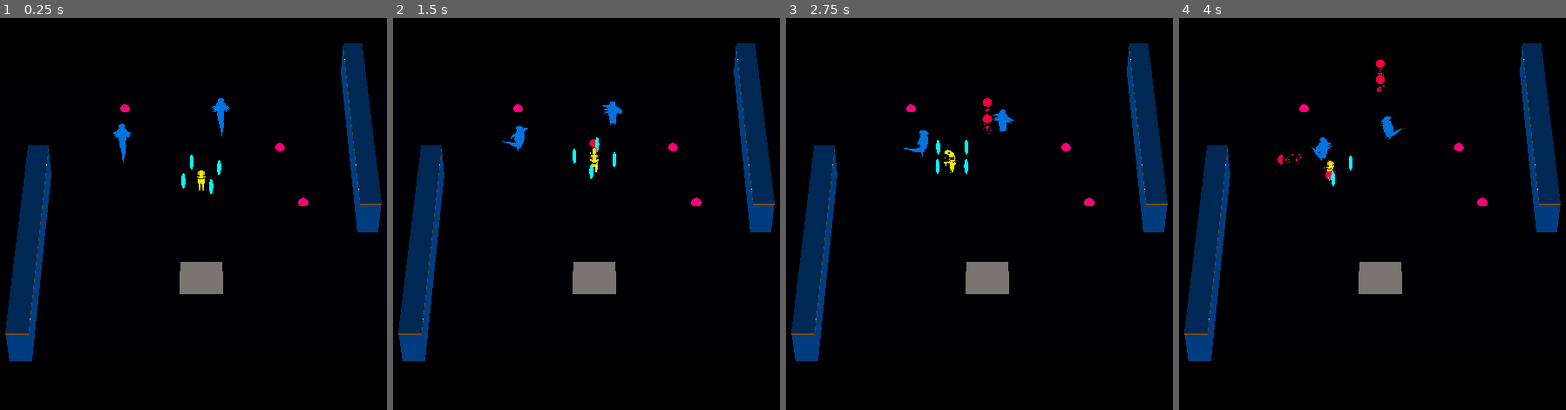
Above: before the commit, frames 1-4 (left to right).
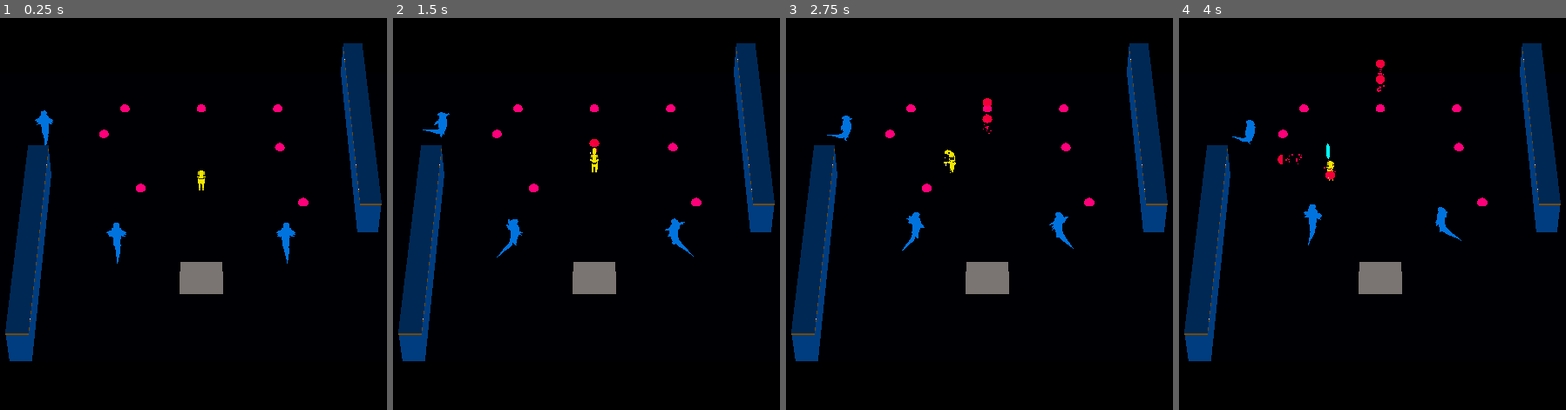
Above: after the commit, the same moments.

Repository: ralabate/30ddl
Game: Godot game, scene res://level/levels/empty_level.tscn
Same seed, same stepped clock (60 frames per second), same inputs: the game is played once before the commit and once after it. This scene is started directly instead of the project's main scene.
Inputs:
- Up to frame 1 (0.25 s): no input
- Up to frame 2 (1.5 s): tap Enter (ui_accept) at 0.5, 0.77 s; hold Up (ui_up) from 0.53 s (still down); tap A (player_mine) at 0.6, 1.35 s
- Up to frame 3 (2.75 s): tap Enter (ui_accept) at 1.52 s; release Up (ui_up) at 2.03 s; hold Left (ui_left) from 2.03 s (still down); tap A (player_mine) at 2.1 s
- Up to frame 4 (4 s): tap A (player_mine) at 2.85, 3.6 s; tap Enter (ui_accept) at 3.02, 3.77 s; release Left (ui_left) at 3.53 s; hold Down (ui_down) from 3.53 s (still down)

The runs differ from the first frame. In frame 1, 1.2% of the frame differs, in the area x 9-77%, y 20-63%; in frame 2, 1.1%; in frame 3, 1.1%; in frame 4, 1.0%.
Error in both runs: Invalid access of index '1' on a base object of type: 'Array[Dictionary]'. (res://common/log.gd:9)

Commit message:
pick up eggs

Diff:
--- a/gauntlet/level/levels/empty_level.tscn
+++ b/gauntlet/level/levels/empty_level.tscn
@@ -31,6 +31,18 @@
 [node name="PowerPill" parent="." instance=ExtResource("4_lvwwe")]
 transform = Transform3D(1, 0, 0, 0, 1, 0, 0, 0, 1, 4, 0, -4)
 
+[node name="PowerPill4" parent="." instance=ExtResource("4_lvwwe")]
+transform = Transform3D(1, 0, 0, 0, 1, 0, 0, 0, 1, 0, 0, -7)
+
+[node name="PowerPill5" parent="." instance=ExtResource("4_lvwwe")]
+transform = Transform3D(1, 0, 0, 0, 1, 0, 0, 0, 1, -3, 0, -1)
+
+[node name="PowerPill6" parent="." instance=ExtResource("4_lvwwe")]
+transform = Transform3D(1, 0, 0, 0, 1, 0, 0, 0, 1, 4, 0, -7)
+
+[node name="PowerPill7" parent="." instance=ExtResource("4_lvwwe")]
+transform = Transform3D(1, 0, 0, 0, 1, 0, 0, 0, 1, -5, 0, -5)
+
 [node name="PowerPill2" parent="." instance=ExtResource("4_lvwwe")]
 transform = Transform3D(1, 0, 0, 0, 1, 0, 0, 0, 1, 5, 0, 0)
 
@@ -38,9 +50,12 @@
 transform = Transform3D(1, 0, 0, 0, 1, 0, 0, 0, 1, -4, 0, -7)
 
 [node name="Badguy" parent="." instance=ExtResource("5_mb677")]
-transform = Transform3D(1, 0, 0, 0, 1, 0, 0, 0, 1, -4, 1, -4)
+transform = Transform3D(1, 0, 0, 0, 1, 0, 0, 0, 1, 4, 1, 3)
 
 [node name="Badguy2" parent="." instance=ExtResource("5_mb677")]
-transform = Transform3D(1, 0, 0, 0, 1, 0, 0, 0, 1, 1, 1, -6)
+transform = Transform3D(1, 0, 0, 0, 1, 0, 0, 0, 1, -4, 1, 3)
+
+[node name="Badguy3" parent="." instance=ExtResource("5_mb677")]
+transform = Transform3D(1, 0, 0, 0, 1, 0, 0, 0, 1, -8, 1, -5)
 
 [editable path="ModularLevel"]
--- a/gauntlet/player/egg_inventory.gd
+++ b/gauntlet/player/egg_inventory.gd
@@ -2,31 +2,40 @@
 
 
 @export var rotation_rate = 2.0
+@export var shield_radius = 1.0
 
-
-# Called when the node enters the scene tree for the first time.
-func _ready() -> void:
-	for child in get_children():
-		if child is Area3D:
-			child.area_entered.connect(_on_area_entered_egg.bind(child))
-			child.body_entered.connect(_on_body_entered_egg.bind(child))
+var egg_template = preload("res://player/egg_shield.tscn")
 
 
 func _physics_process(delta: float) -> void:
 	rotate_y(rotation_rate * delta)
 
 
-func add_damage_to(node: Node3D) -> void:
+func add_egg() -> void:
+	add_child(egg_template.instantiate())
+
+	var angle_increment = 360.0 / float(get_child_count())
+	for i in range(get_child_count()):
+		var angle = deg_to_rad(i * angle_increment)
+		var egg = get_child(i)
+		egg.position.x = shield_radius * cos(angle)
+		egg.position.z = shield_radius * sin(angle)
+		egg.area_entered.connect(_on_area_entered_egg.bind(egg))
+		egg.body_entered.connect(_on_body_entered_egg.bind(egg))
+
+
+
+func _add_damage_to(node: Node3D) -> void:
 	if node.has_node("HealthComponent"):
 		var health_component = node.get_node("HealthComponent") as HealthComponent
 		health_component.damage(1)
 
 
 func _on_body_entered_egg(body: Node3D, egg: Node3D) -> void:
-	add_damage_to(body)
+	_add_damage_to(body)
 	egg.queue_free()
 
 
 func _on_area_entered_egg(area: Area3D, egg: Node3D) -> void:
-	add_damage_to(area)
+	_add_damage_to(area)
 	egg.queue_free()
--- a/gauntlet/player/player.gd
+++ b/gauntlet/player/player.gd
@@ -21,6 +21,8 @@
 
 @onready var health_component = %HealthComponent
 @onready var phasing_timer = %PhasingTimer
+@onready var egg_inventory = %EggInventory
+
 
 enum Powerup {
 	MINE,
@@ -125,6 +127,7 @@
 
 func add_powerpill() -> void:
 	pill_count += 1
+	egg_inventory.add_egg()
 
 
 func play_animation(anim: Node3D) -> void:
--- a/gauntlet/player/player.tscn
+++ b/gauntlet/player/player.tscn
@@ -8,7 +8,6 @@
 [ext_resource type="PackedScene" uid="uid://d1700w1hqtitw" path="res://player/imported/lizardprince_attack.glb" id="4_yw30f"]
 [ext_resource type="PackedScene" uid="uid://bbol6uo23fllb" path="res://player/imported/lizardprince_die.glb" id="5_boad6"]
 [ext_resource type="Script" uid="uid://bfmc1ypl5qbc1" path="res://player/egg_inventory.gd" id="8_rgyib"]
-[ext_resource type="PackedScene" uid="uid://bu2q4g6nb3e5p" path="res://player/egg_shield.tscn" id="9_hg6s5"]
 
 [sub_resource type="CapsuleShape3D" id="CapsuleShape3D_sh265"]
 radius = 0.216171
@@ -55,18 +54,7 @@
 offset_bottom = 23.0
 
 [node name="EggInventory" type="Node3D" parent="."]
+unique_name_in_owner = true
 script = ExtResource("8_rgyib")
 
-[node name="EggShield" parent="EggInventory" instance=ExtResource("9_hg6s5")]
-transform = Transform3D(1, 0, 0, 0, 1, 0, 0, 0, 1, 0, 0, 1)
-
-[node name="EggShield2" parent="EggInventory" instance=ExtResource("9_hg6s5")]
-transform = Transform3D(1, 0, 0, 0, 1, 0, 0, 0, 1, 0, 0, -1)
-
-[node name="EggShield3" parent="EggInventory" instance=ExtResource("9_hg6s5")]
-transform = Transform3D(1, 0, 0, 0, 1, 0, 0, 0, 1, 1, 0, 0)
-
-[node name="EggShield4" parent="EggInventory" instance=ExtResource("9_hg6s5")]
-transform = Transform3D(1, 0, 0, 0, 1, 0, 0, 0, 1, -1, 0, 0)
-
 [editable path="lizardprince_win"]
Not shown: 1 places in gauntlet/player/player.tscn that only renumber resources
